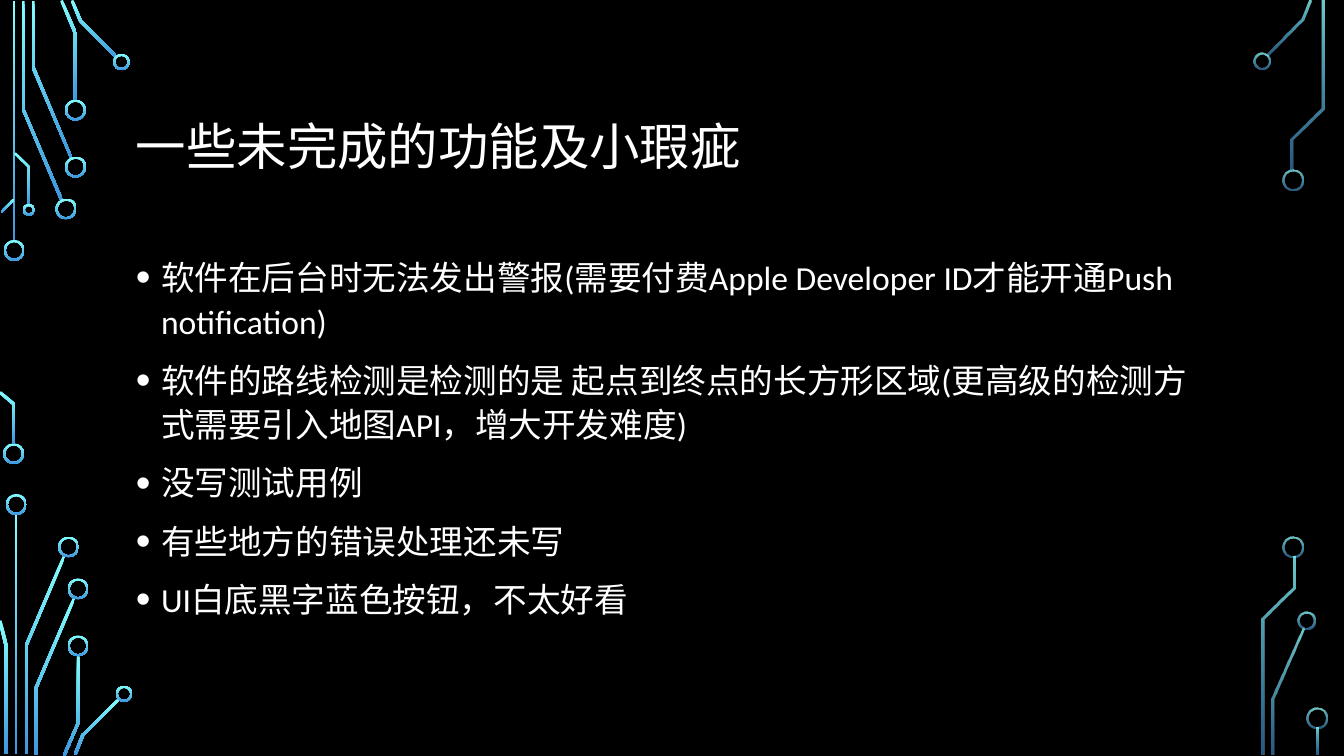
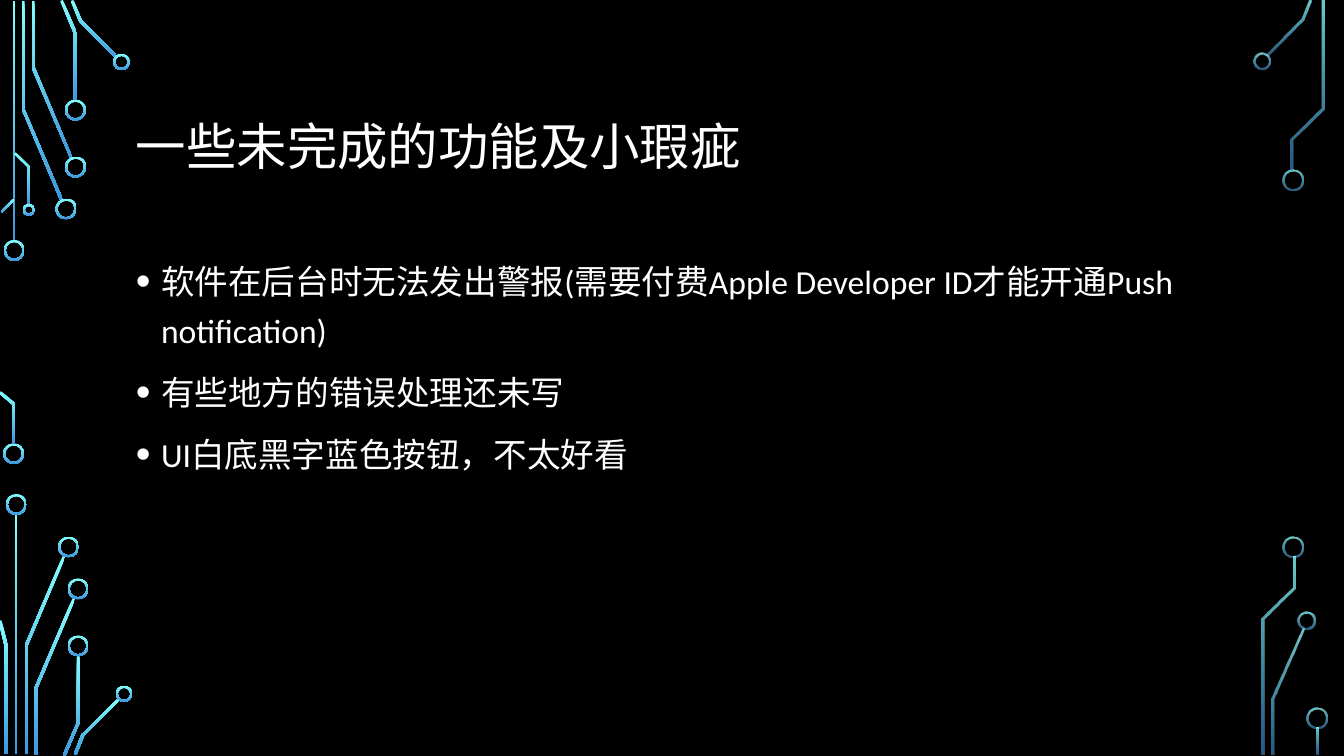
Before and after one commit to arslan2012/delivery-app, a slide deck: slide 5 of docs/中期答辩.pptx. Drawn at 1344x756 pixels with LibreOffice and Linux fonts; fonts in the diff are those of the drawing; background and template pictures are left out. Boxes give left, top, right and bottom in pixels: in the first picture for what was removed or moved away, otherwise in the second. Text is boxed around its words. In the diff, an @@ line names an element or a change of style, - is before the commit and + after.

```diff
--- a/docs/中期答辩.pptx
+++ b/docs/中期答辩.pptx
@@ text "软件在后台时无法发出警报(需要付费Apple Developer ID才能开通Push notification)" at <box>161,265,1173,471</box>: line spacing 1.1 to 1.2 @@
@@ text at <box>161,364,1187,498</box>: paragraphs removed @@
-• 软件的路线检测是检测的是 起点到终点的长方形区域(更高级的检测方式需要引入地图API，增大开发难度)
-• 没写测试用例
```
Also in this commit, not shown: 2 other slides changed, 1 other file.
